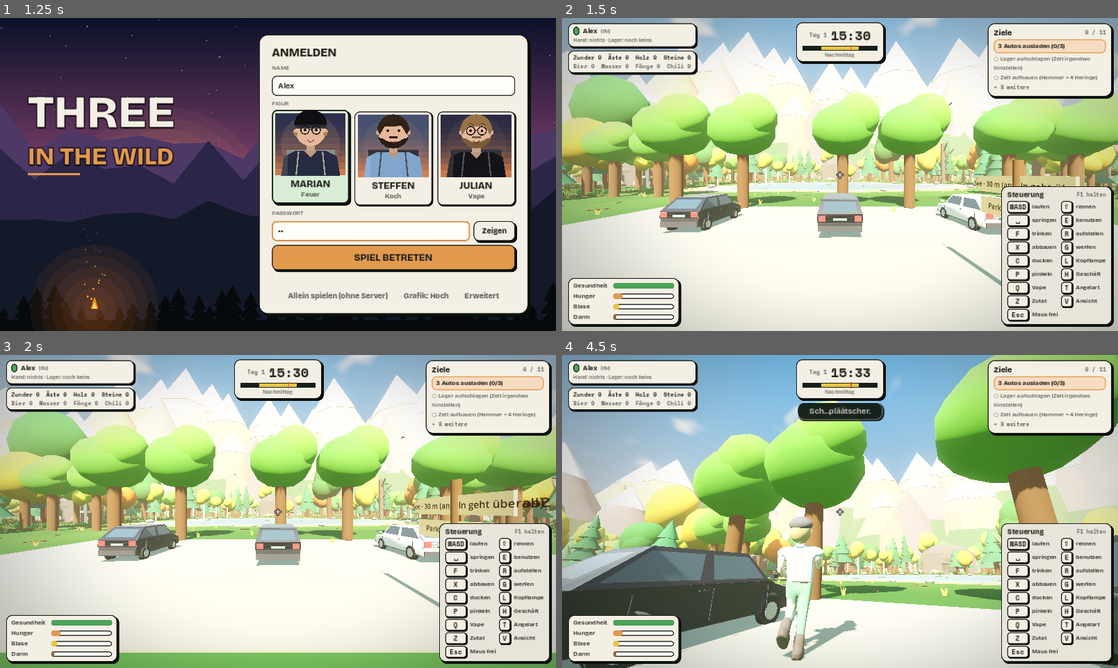
Above: before the commit, frames 1-4 (two rows, left to right).
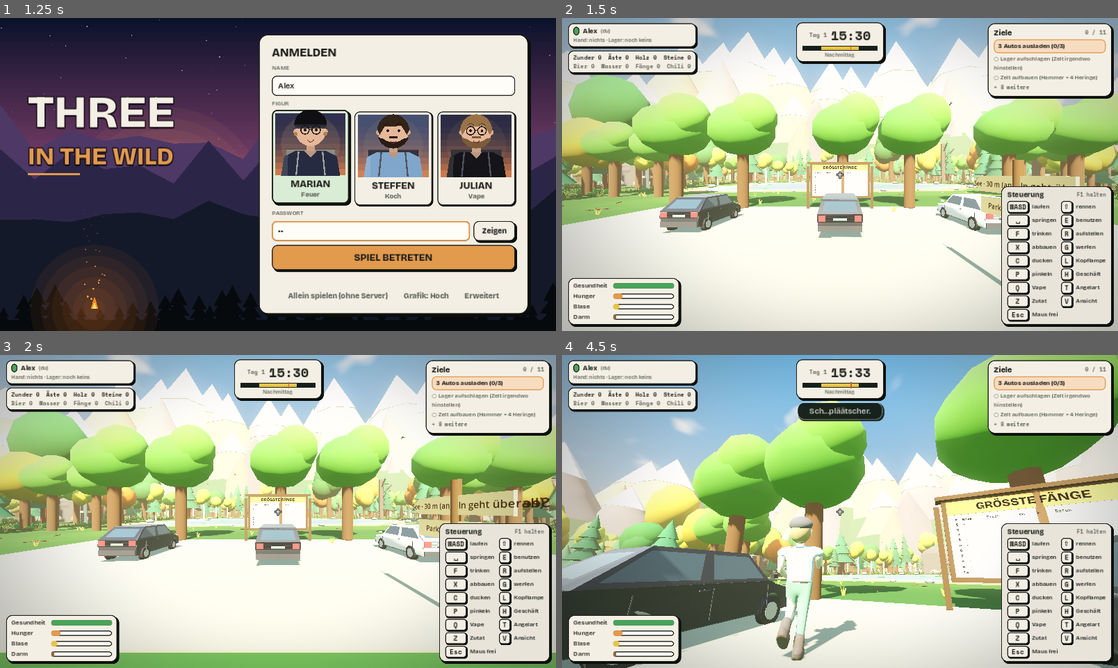
Above: after the commit, the same moments.

Repository: 7ulez/three-in-the-wild
Game: Godot game, scene res://menu.tscn
Same seed, same stepped clock (60 frames per second), same inputs: the game is played once before the commit and once after it.
Inputs (mouse positions are in pixels of both pictures, inside the frame that each line leads up to):
- Up to frame 1 (1.25 s): click (394, 86) at 0.52 s; type "Alex" at 0.6 s; click (372, 230) at 0.75 s; type "12" at 0.83 s
- Up to frame 2 (1.5 s): click "SPIEL BETRETEN" at 1.25 s
- Up to frame 3 (2 s): no input
- Up to frame 4 (4.5 s): tap Enter at 2 s; move the mouse to (867, 511) at 2.02 s; hold W from 2.03 s (still down); tap T at 2.1 s; click (867, 511) at 2.17 s; tap Space at 2.27, 3.02 s; move the mouse to (812, 511) at 2.77 s; tap P at 2.85 s; move the mouse to (851, 505) at 3.52 s; tap V at 3.6 s; move the mouse to (834, 517) at 4.27 s; tap E at 4.35 s; click (834, 517) at 4.42 s

Frame 1 is identical in both runs. In frame 2, 1.1% of the frame differs, in the area x 44-56%, y 45-61%; in frame 3, 1.0%; in frame 4, 5.7%, in the area x 66-100%, y 37-82%.

Commit message:
Riesenwels und serverseitig gespeichertes Leaderboard auf dem Parkplatz
Co-Authored-By: Claude Sonnet 5.5 <noreply@anthropic.com>
Claude-Session: https://claude.ai/code/session_01FicyMBshYtiCihkErSPQQ5

Diff:
--- a/fisher.gd
+++ b/fisher.gd
@@ -12,6 +12,7 @@
 	"Rotauge": {"kg": [0.1, 0.5], "strength": 0.3, "color": Color(0.75, 0.75, 0.8)},
 	"Barsch": {"kg": [0.2, 1.2], "strength": 0.5, "color": Color(0.5, 0.55, 0.25)},
 	"Brasse": {"kg": [0.5, 2.5], "strength": 0.6, "color": Color(0.7, 0.62, 0.45)},
+	"Riesenwels": {"kg": [30.0, 130.0], "strength": 1.5, "color": Color(0.24, 0.24, 0.2)},
 }
 
 var player: Player
@@ -272,6 +273,9 @@
 func _pick_species() -> String:
 	var r := randf()
 	var night := Game.is_night()
+	# Ganz selten: der Riesenwels (nachts am Grund etwas wahrscheinlicher, nicht beim Spinnfischen)
+	if mode != 2 and randf() < (0.012 if (night and mode == 0) else 0.004):
+		return "Riesenwels"
 	match mode:
 		0:
 			if night:
@@ -413,7 +417,7 @@
 
 func _catch() -> void:
 	Sfx.play("splash", player.global_position + (-player.global_transform.basis.z) * 2.0)
-	var cm := int(clampf(24.0 * pow(fish_kg, 0.36) * 2.0, 12.0, 130.0))
+	var cm := int(clampf(24.0 * pow(fish_kg, 0.36) * 2.0, 12.0, 300.0 if fish_name == "Riesenwels" else 130.0))
 	Game.catches.append({"name": fish_name, "kg": fish_kg, "cm": cm})
 	var d: Dictionary = FISH[fish_name]
 	var len_m := cm / 100.0
@@ -421,12 +425,18 @@
 	player.get_parent().add_child(item)
 	item.global_position = player.global_position + (-player.global_transform.basis.z) * 1.0 + Vector3(0, 1.0, 0)
 	reel_in("")
+	var rank := Leaderboard.rank_for(fish_kg)
+	Leaderboard.report(fish_name, fish_kg, cm)
 	var extra := ""
 	if fish_name == "Karpfen" and fish_kg >= 10.0:
 		extra = "  Ein Prachtkarpfen!"
 	if fish_name == "Hecht" and fish_kg >= 6.0:
 		extra = "  Ein Monsterhecht!"
-	player.toast("GEFANGEN! %s, %.1f kg, %d cm.%s" % [fish_name, fish_kg, cm, extra], 6.0)
+	if fish_name == "Riesenwels":
+		extra = "  EIN RIESENWELS!!!"
+	if rank >= 0:
+		extra += "  Platz %d auf der Bestenliste am Parkplatz!" % (rank + 1)
+	player.toast("GEFANGEN! %s, %.1f kg, %d cm.%s" % [fish_name, fish_kg, cm, extra], 7.0)
 
 
 ## Beim Schlafen: Hat in der Nacht etwas an der Grundrute gebissen?
--- /dev/null
+++ b/leaderboard.gd
@@ -0,0 +1,108 @@
+class_name Leaderboard
+extends RefCounted
+## Bestenliste der größten Fänge. Der Server (oder Host / Einzelspieler) speichert sie in einer Datei,
+## sodass sie einen Neustart überlebt. Docker: Ordner über DATA_DIR (/data) als Volume einbinden.
+
+const MAX_ENTRIES: int = 10
+
+static var entries: Array = []       # {"user","fish","kg","cm","date"}, nach Gewicht absteigend
+static var version: int = 0          # zählt hoch, wenn sich etwas ändert (Tafel zeichnet neu)
+
+
+static func path() -> String:
+	var d := OS.get_environment("DATA_DIR")
+	if d != "":
+		DirAccess.make_dir_recursive_absolute(d)
+		return d.path_join("leaderboard.json")
+	return "user://leaderboard.json"
+
+
+static func load_file() -> void:
+	var f := FileAccess.open(path(), FileAccess.READ)
+	if f == null:
+		return
+	var data: Variant = JSON.parse_string(f.get_as_text())
+	if data is Array:
+		var list: Array = []
+		for e in data:
+			if e is Dictionary:
+				var c := sanitize(e)
+				if not c.is_empty():
+					list.append(c)
+		entries = list
+		_sort()
+		version += 1
+
+
+static func save_file() -> void:
+	var f := FileAccess.open(path(), FileAccess.WRITE)
+	if f == null:
+		push_warning("Leaderboard konnte nicht gespeichert werden: %s" % path())
+		return
+	f.store_string(JSON.stringify(entries))
+
+
+static func today() -> String:
+	var t := Time.get_datetime_dict_from_system()
+	return "%02d.%02d.%04d" % [t["day"], t["month"], t["year"]]
+
+
+## Prüft/bereinigt einen Eintrag (der Server vertraut den Clients nicht blind). Leer = ungültig.
+static func sanitize(e: Dictionary) -> Dictionary:
+	var fish := str(e.get("fish", ""))
+	if not Fisher.FISH.has(fish):
+		return {}
+	var kg := snappedf(clampf(float(e.get("kg", 0.0)), 0.0, 250.0), 0.1)
+	var cm := clampi(int(e.get("cm", 0)), 0, 400)
+	var user := str(e.get("user", "?")).strip_edges().left(16)
+	if user == "":
+		user = "?"
+	var date := str(e.get("date", ""))
+	var re := RegEx.create_from_string("^\\d{2}\\.\\d{2}\\.\\d{4}$")
+	if re.search(date) == null:
+		date = today()
+	if kg <= 0.0:
+		return {}
+	return {"user": user, "fish": fish, "kg": kg, "cm": cm, "date": date}
+
+
+static func _sort() -> void:
+	entries.sort_custom(func(a: Dictionary, b: Dictionary) -> bool: return float(a["kg"]) > float(b["kg"]))
+	if entries.size() > MAX_ENTRIES:
+		entries.resize(MAX_ENTRIES)
+
+
+## Platz (0-basiert), den ein Fang mit diesem Gewicht belegen würde; -1 = reicht nicht.
+static func rank_for(kg: float) -> int:
+	var r := 0
+	for e in entries:
+		if float(e["kg"]) >= kg:
+			r += 1
+	return r if r < MAX_ENTRIES else -1
+
+
+static func add(e: Dictionary) -> void:
+	entries.append(e)
+	_sort()
+	version += 1
+	save_file()
+
+
+static func set_entries(list: Array) -> void:
+	entries = list
+	version += 1
+
+
+## Meldet einen Fang: Server/Host/Einzelspieler tragen direkt ein, Clients schicken ihn an den Server.
+static func report(fish: String, kg: float, cm: int) -> void:
+	var e := {"user": Game.player_name, "fish": fish, "kg": kg, "cm": cm, "date": today()}
+	var net := Net.instance
+	if net != null and net.multiplayer.multiplayer_peer != null:
+		if net.is_host():
+			net.server_add(e)
+		else:
+			net.rpc_id(1, "submit_catch", e)
+		return
+	var c := sanitize(e)
+	if not c.is_empty():
+		add(c)
--- /dev/null
+++ b/leaderboard_board.gd
@@ -0,0 +1,71 @@
+class_name LeaderboardBoard
+extends Node3D
+## Holztafel auf dem Parkplatz mit den zehn größten Fängen (beidseitig lesbar).
+
+const PAPER: Color = Color(0.957, 0.937, 0.894)
+const INK: Color = Color(0.114, 0.122, 0.102)
+const FIRE: Color = Color(0.886, 0.604, 0.302)
+const WOOD: Color = Color(0.36, 0.24, 0.13)
+
+var _labels: Array[Label3D] = []
+var _ver: int = -1
+
+
+func build() -> void:
+	UI.fonts()
+	for sx in [-2.25, 2.25]:
+		Util.add_box(self, Vector3(0.16, 3.0, 0.16), WOOD, Vector3(sx, 1.5, 0))
+	Util.add_box(self, Vector3(4.2, 2.45, 0.1), WOOD, Vector3(0, 2.0, 0))
+	Util.add_box(self, Vector3(3.95, 2.2, 0.12), PAPER, Vector3(0, 2.0, 0))
+	Util.add_box(self, Vector3(3.95, 0.42, 0.14), FIRE, Vector3(0, 2.9, 0))
+	Util.add_box(self, Vector3(4.5, 0.12, 0.45), WOOD, Vector3(0, 3.22, 0))
+	for side in [1.0, -1.0]:
+		var z: float = side * 0.075
+		var title := Label3D.new()
+		title.text = "GRÖSSTE FÄNGE"
+		title.font = UI.f_head
+		title.font_size = 64
+		title.pixel_size = 0.0045
+		title.modulate = INK
+		title.outline_size = 0
+		title.position = Vector3(0, 2.9, z * 1.1)
+		var body := Label3D.new()
+		body.font = UI.f_mono
+		body.font_size = 34
+		body.pixel_size = 0.0029
+		body.modulate = INK
+		body.outline_size = 0
+		body.horizontal_alignment = HORIZONTAL_ALIGNMENT_LEFT
+		body.position = Vector3(-1.78, 2.62, z * 1.1)
+		body.offset = Vector2(0, 0)
+		body.vertical_alignment = VERTICAL_ALIGNMENT_TOP
+		if side < 0.0:
+			title.rotation_degrees.y = 180.0
+			body.rotation_degrees.y = 180.0
+			body.position.x = 1.78
+		add_child(title)
+		add_child(body)
+		_labels.append(body)
+	_refresh()
+
+
+func _process(_delta: float) -> void:
+	if _ver != Leaderboard.version:
+		_refresh()
+
+
+func _refresh() -> void:
+	_ver = Leaderboard.version
+	var lines: Array[String] = []
+	lines.append("#  Name      Fisch       cm    kg    Datum")
+	for i in range(Leaderboard.MAX_ENTRIES):
+		if i < Leaderboard.entries.size():
+			var e: Dictionary = Leaderboard.entries[i]
+			var d := str(e["date"])
+			d = d.left(6) + d.right(2)
+			lines.append("%-2d %-9s %-11s %3d %6.1f  %s" % [i + 1, str(e["user"]).left(9), str(e["fish"]).left(11), int(e["cm"]), float(e["kg"]), d])
+		else:
+			lines.append("%-2d -" % (i + 1))
+	var txt := "\n".join(lines)
+	for l in _labels:
+		l.text = txt
--- a/main.gd
+++ b/main.gd
@@ -44,6 +44,10 @@
 	_build_piers()
 	_build_cars()
 	_build_signs()
+	var lb := LeaderboardBoard.new()
+	add_child(lb)
+	lb.position = Vector3(0, 0, -4.4)
+	lb.build()
 
 	var fauna := Fauna.new()
 	fauna.name = "Fauna"
@@ -61,6 +65,8 @@
 	amb.name = "Ambient"
 	add_child(amb)
 	amb.start(self, player)
+	if Game.net_mode == "solo":
+		Leaderboard.load_file()
 	if Game.net_mode != "solo":
 		var net := Net.new()
 		add_child(net)
--- a/net.gd
+++ b/net.gd
@@ -76,6 +76,8 @@
 		status = "Netzwerkfehler %d" % err
 		return
 	multiplayer.multiplayer_peer = peer
+	if Game.net_mode == "host":
+		Leaderboard.load_file()
 	if Game.net_mode == "host" and not OS.has_feature("web"):
 		var wh := WebHost.new()
 		add_child(wh)
@@ -88,6 +90,28 @@
 	multiplayer.server_disconnected.connect(func() -> void:
 		if not (status.begins_with("Falsches") or status.begins_with("Das Spiel ist voll") or status.begins_with("Der Server ist noch nicht")):
 			status = "Host hat das Spiel verlassen")
+
+
+@rpc("any_peer", "reliable")
+func submit_catch(e: Dictionary) -> void:
+	if not is_host():
+		return
+	if not avatars.has(multiplayer.get_remote_sender_id()):
+		return    # nur eingeloggte Spieler
+	server_add(e)
+
+
+func server_add(e: Dictionary) -> void:
+	var c := Leaderboard.sanitize(e)
+	if c.is_empty():
+		return
+	Leaderboard.add(c)
+	rpc("lb_sync", Leaderboard.entries)
+
+
+@rpc("authority", "reliable")
+func lb_sync(list: Array) -> void:
+	Leaderboard.set_entries(list)
 
 
 func is_host() -> bool:
@@ -150,6 +174,7 @@
 	var av := _get_avatar(id)
 	av.set_meta("slot", s)
 	rpc_id(id, "assign_slot", s, _snapshot())
+	rpc_id(id, "lb_sync", Leaderboard.entries)
 	if main.player != null:
 		main.player.toast("Mitspieler %d ist beigetreten." % s, 3.0)
 
Not shown, changed: docker-compose.unraid.yml
Not shown, changed: docker-compose.yml
Not shown, changed: Dockerfile
Not shown, changed: web/index.html
Not shown, changed: web/index.js.gz
Not shown, changed: web/index.pck
Not shown, changed: web/index.pck.gz
Not shown, changed: web/index.wasm.gz
